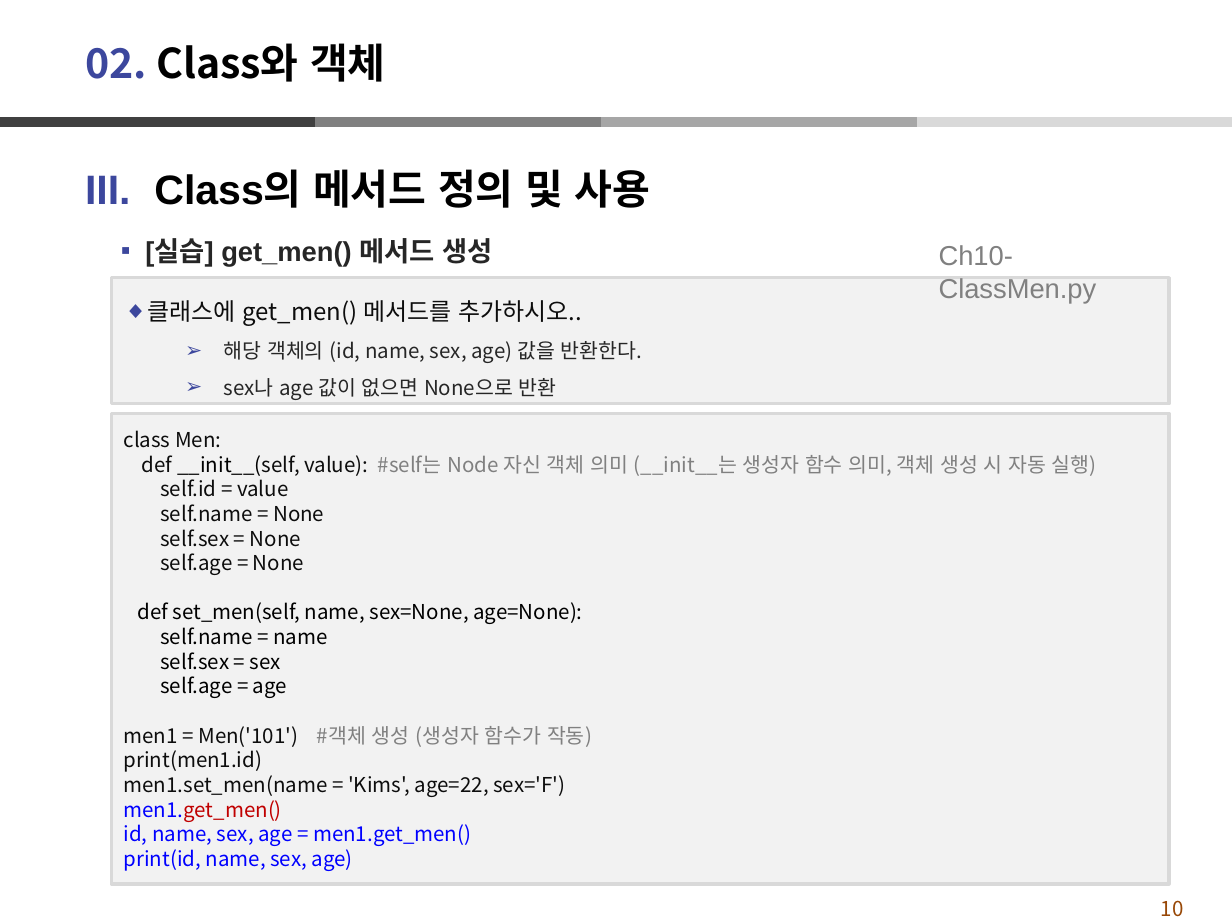
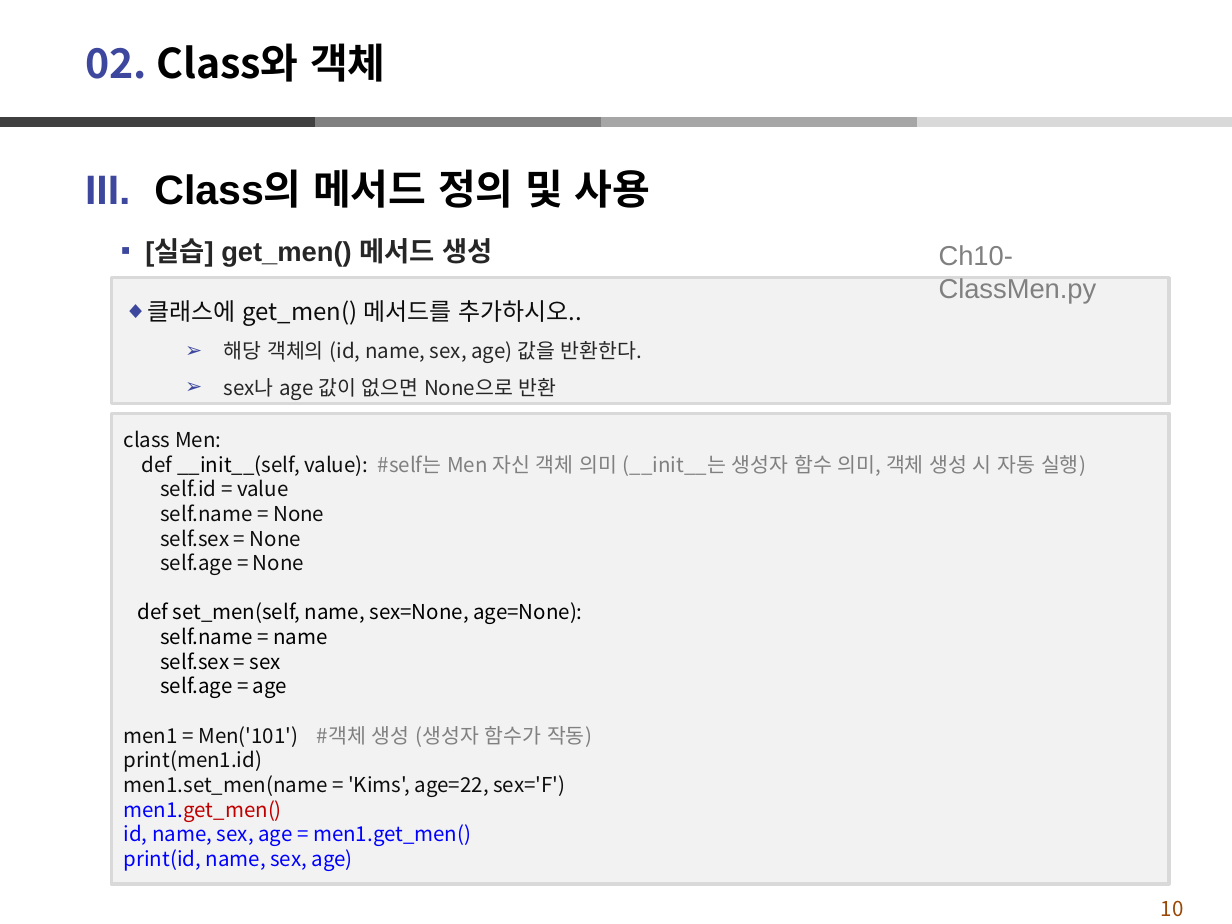
Before and after one commit to dndxor/BCPy, a slide deck: slide 10 of Ch10-재귀함수활용_Class.pptx. Drawn at 1232x924 pixels with LibreOffice and Linux fonts; fonts in the diff are those of the drawing. Boxes give left, top, right and bottom in pixels: in the first picture for what was removed or moved away, otherwise in the second. Text is boxed around its words. In the diff, an @@ line names an element or a change of style, - is before the commit and + after.

```diff
--- a/Ch10-재귀함수활용_Class.pptx
+++ b/Ch10-재귀함수활용_Class.pptx
@@ text in rectangle at bbox=[142, 455, 1086, 476]: text changed @@
-def __init__(self, value): #self는 Node 자신 객체 의미 (__init__는 생성자 함수 의미, 객체 생성 시 자동 실행)
+def __init__(self, value): #self는 Men 자신 객체 의미 (__init__는 생성자 함수 의미, 객체 생성 시 자동 실행)
```
Also in this commit, not shown: 2 other slides changed, 3 other files.
